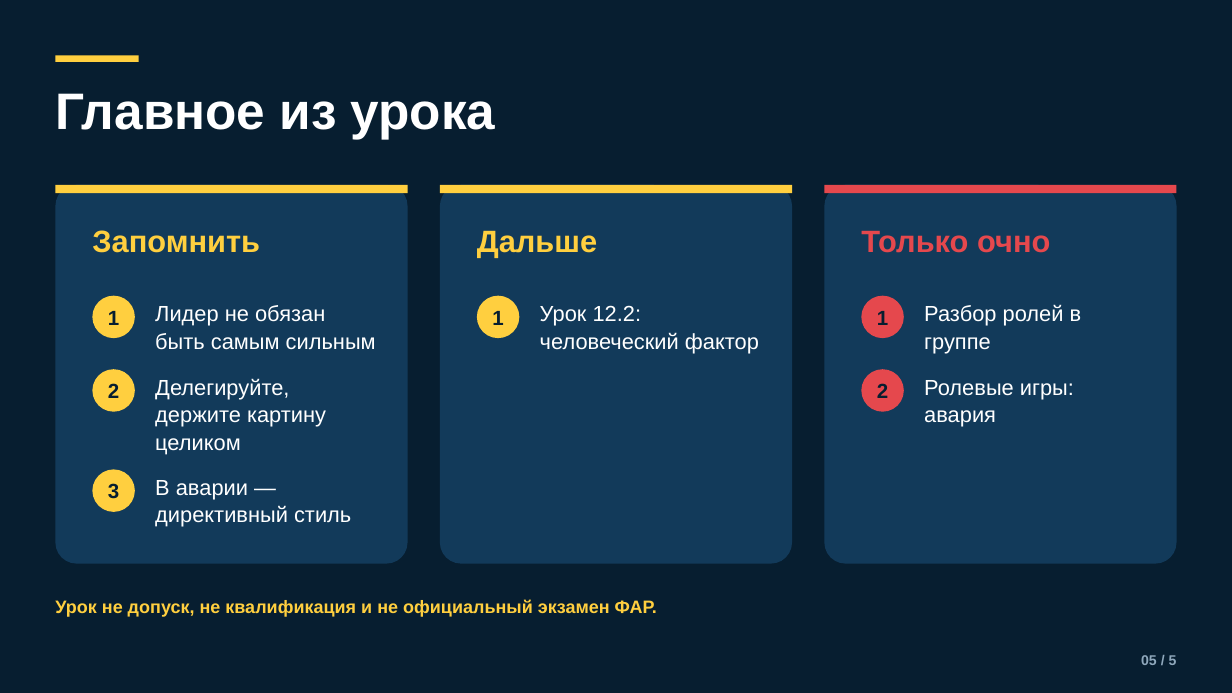
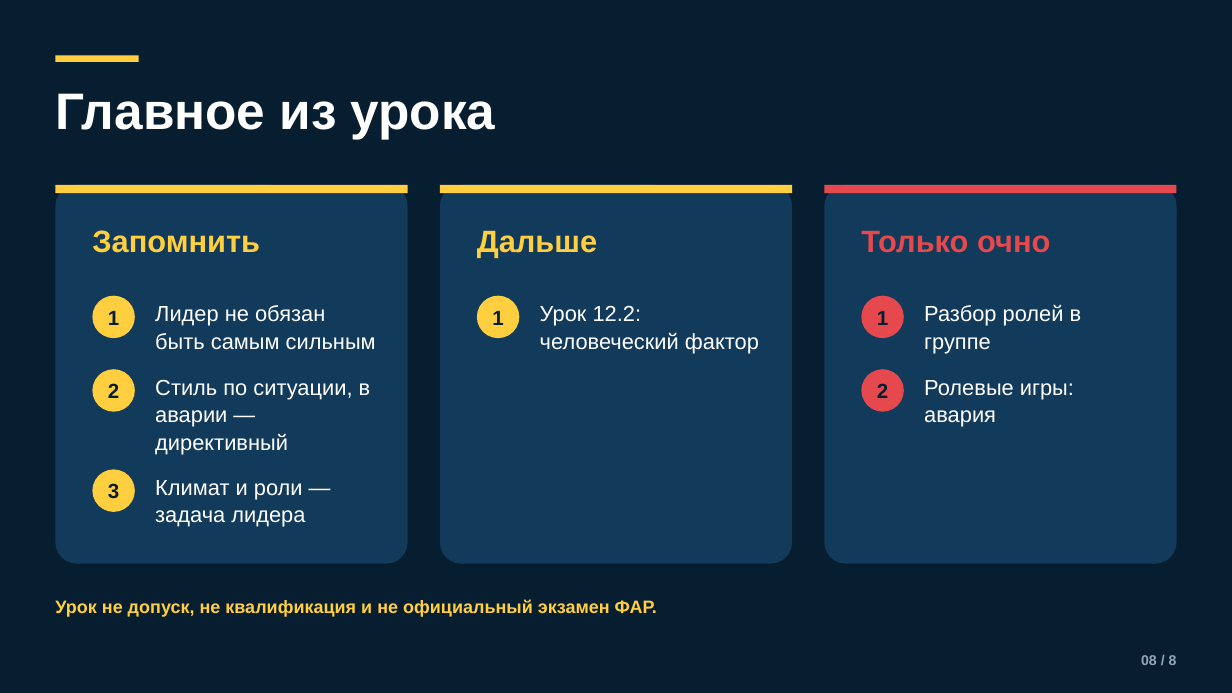
Before and after one commit to kirill54/far-education, a slide deck: slide 8 of presentations/lessons/M12-1_lider.pptx (slide 5 before the commit). Drawn at 1232x693 pixels with LibreOffice and Linux fonts; fonts in the diff are those of the drawing. Boxes give left, top, right and bottom in pixels: in the first picture for what was removed or moved away, otherwise in the second. Text is boxed around its words. In the diff, an @@ line names an element or a change of style, - is before the commit and + after.

```diff
--- a/presentations/lessons/M12-1_lider.pptx
+++ b/presentations/lessons/M12-1_lider.pptx
@@ text at (155, 379, 371, 454): text changed @@
-Делегируйте, держите картину целиком
+Стиль по ситуации, в аварии — директивный
@@ text at (155, 480, 305, 527): text changed @@
-В аварии — директивный стиль
+Климат и роли — задача лидера
@@ text at (1141, 655, 1177, 665): text changed @@
-05 / 5
+08 / 8
```
Also in this commit, not shown: 3 other slides changed, 3 slides added, 10 other files.
